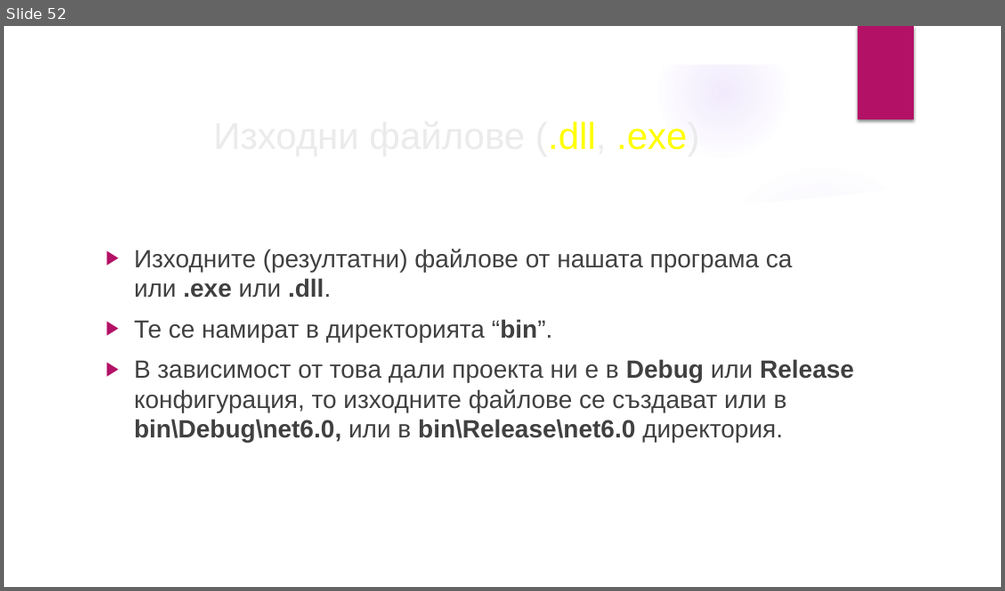
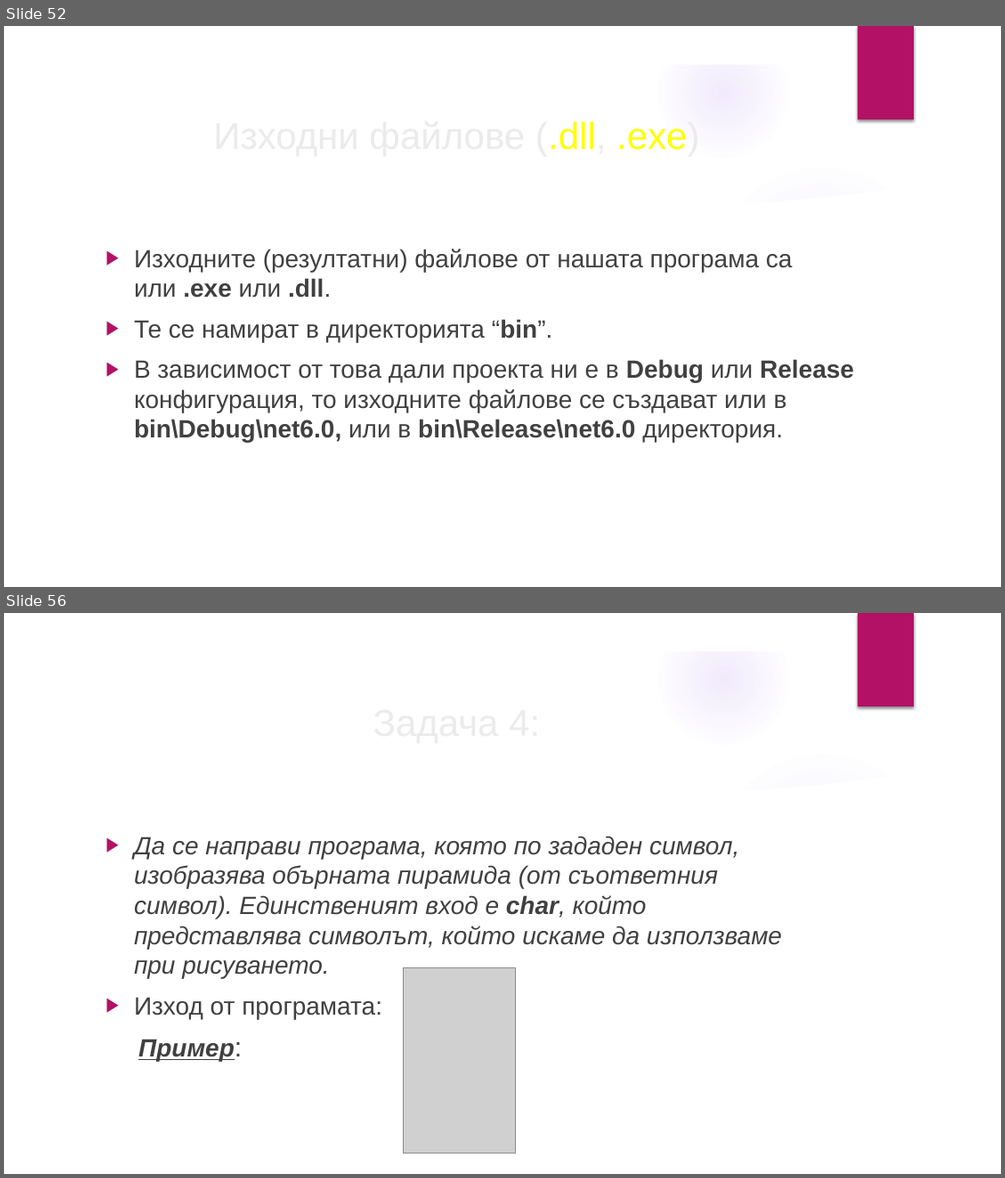
Before and after one commit to velizar92/CSharp-Programming-Presentations, a slide deck: C# Basics.pptx. Shown one above the other, each under a label of ours: slide 52 before the commit, slides 52 and 56 after it; the slides between them are not shown. The pictures are 1005x591 and 1005x1178 pixels, drawn with LibreOffice and Linux fonts; fonts in the diff are those of the drawing; grey boxes stand for pictures; background and template pictures are left out. Boxes give left, top, right and bottom in pixels: in the first picture for what was removed or moved away, otherwise in the second. Text is boxed around its words. In the diff, an @@ line names an element or a change of style, - is before the commit and + after.

```diff
--- a/C# Basics.pptx
+++ b/C# Basics.pptx
@@ slide 56 added at box(4, 613, 1001, 1174), background picture (left out); not listed: 9 template elements that a slide beside it also shows @@
@@ title added at box(98, 692, 815, 750), 36 pt, text #EBEBEB @@
+Задача 4:
@@ text added at box(134, 835, 782, 1061), 24 pt, text #404040, italic @@
+▶ Да се направи програма, която по зададен символ, изобразява обърната пирамида (от съответния символ). Единственият вход е char, който представлява символът, който искаме да използваме при рисуването.
+▶ Изход от програмата:
+  Пример:
@@ picture added at box(403, 967, 516, 1153) @@
```
Also in this commit, not shown: 5 other slides added.
